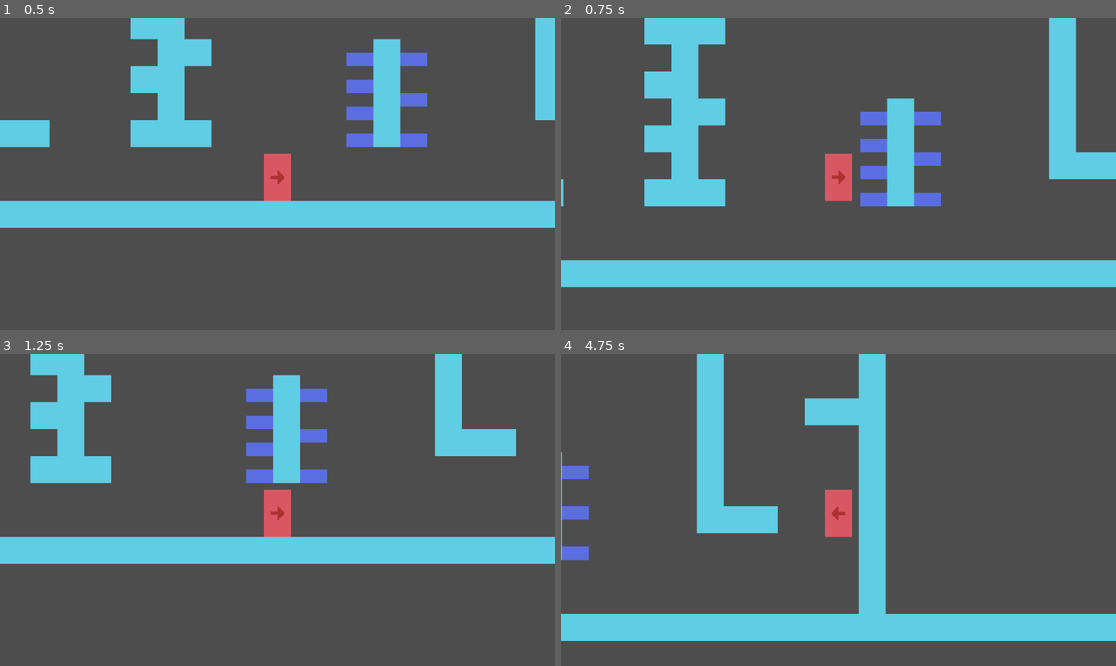
Above: before the commit, frames 1-4 (two rows, left to right).
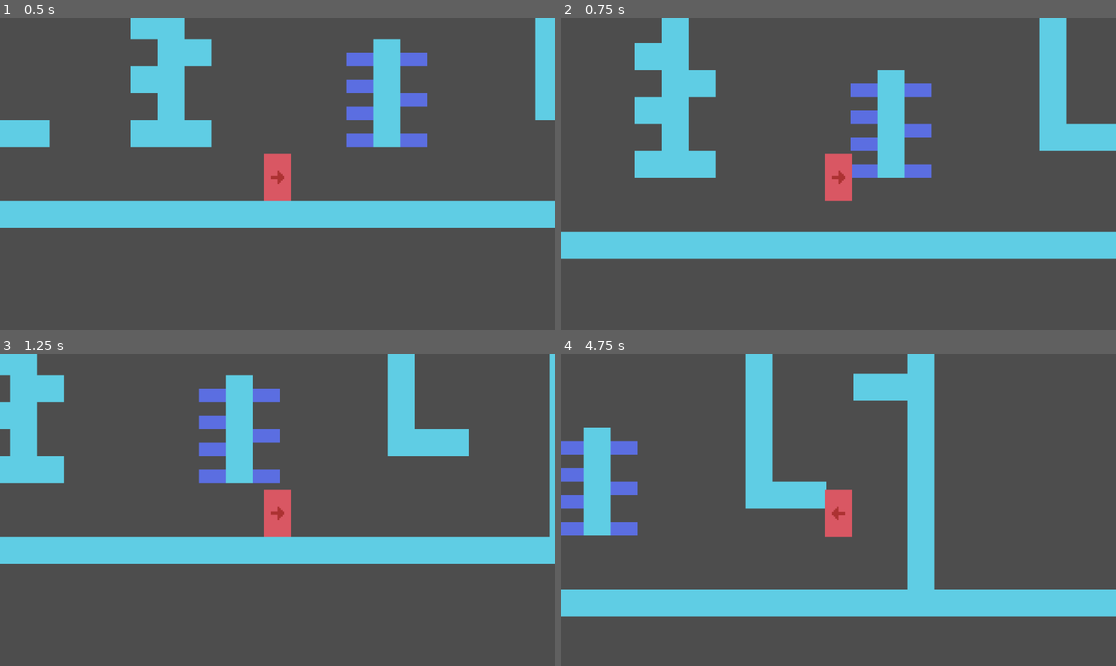
Above: after the commit, the same moments.

Repository: Alfrenzo/TestPlayerController
Game: Godot game, scene res://Scene.tscn
The game is run twice, just before and just after one commit, with the same random seed, the same clock (stepped at 60 frames per second) and the same inputs.
Inputs:
- Up to frame 1 (0.5 s): no input
- Up to frame 2 (0.75 s): tap Enter at 0.5 s; hold D (move_right) from 0.53 s (still down); hold Space (jump) from 0.53 s (still down); tap Shift (dash, bound only after the commit) at 0.6 s
- Up to frame 3 (1.25 s): keep holding D (move_right); keep holding Space (jump)
- Up to frame 4 (4.75 s): release Space (jump) at 1.28 s; tap Space (jump) at 1.35, 1.52, 1.82, 2.3, 3.02, 3.32, 4.35, 4.52 s; tap Shift (dash, bound only after the commit) at 1.55, 2.85, 3.6, 4.55 s; release D (move_right) at 2.03 s; hold A (move_left) 2.03-2.78 s; hold L (climb) 2.03-2.78 s; hold D (move_right) 2.78-4.28 s; hold Space (jump) 3.53-4.28 s; hold A (move_left) from 4.28 s (still down)

Frame 1 is identical in both runs. In frame 2, 30% of the frame differs, in the area x 0-100%, y 0-87%; in frame 3, 16%; in frame 4, 34%, in the area x 0-100%, y 0-92%.

Commit message:
Added dash ability

Diff:
--- a/Player.gd
+++ b/Player.gd
@@ -34,6 +34,13 @@
 var wallJumpDir = 0
 var coyoteWallDir = 0
 
+var dashBuffered = false
+var dashAvailable = false
+var isDashing = false
+var dashStartTime = 0.0
+var dashDir = Vector2.ZERO
+var dashDistance = 5000.0
+
 var isTouchingWall = false
 var isGrabbingWall = false
 var isOnFloor = false
@@ -42,10 +49,10 @@
 var wasOnWall = false
 var isAttachedToWall = true
 
-enum Ability { CLIMBING, WALL_JUMP }
+enum Ability { CLIMBING, WALL_JUMP, DASH }
 enum State { NORMAL, CLIMBING, WALL_JUMPING, WALL_JUMP_DECLINE }
 var state = State.NORMAL
-var abilities = [Ability.CLIMBING, Ability.WALL_JUMP]
+var abilities = [Ability.CLIMBING, Ability.WALL_JUMP, Ability.DASH]
 
 var gravity = ProjectSettings.get_setting("physics/2d/default_gravity")
 var checkpoint = Vector2.ZERO
@@ -93,9 +100,10 @@
 	isOnFloor = is_on_floor() || groundDetector.has_overlapping_bodies()
 	wasOnFloor = isOnFloor
 	wasOnWall = isOnWall
-	handle_jump_buffer()
+	handle_buffers()
 	handle_jump(delta)
 	handle_movement(delta)
+	handle_dash(delta)
 	update_sprite()
 
 	extra_gravity(delta)
@@ -129,11 +137,48 @@
 			var multiplier = (1 - timeSinceJump) * 3 # Longer jump = more gravity
 			velocity.y += gravity * (lowJumpMultiplier * multiplier) * delta
 
-func handle_jump_buffer():
+func handle_buffers():
 	if isOnFloor or isOnWall:
 		if jumpBuffered:
 			jump()
-			return
+	if isOnFloor:
+		if dashBuffered:
+			dash()
+
+func handle_dash(delta):
+	if isDashing:
+		var currentTime = Time.get_ticks_msec()
+		var dashElapTime = (currentTime - dashStartTime) / 1000.0
+
+		if dashElapTime < 0.1:
+			var vel = dashDir.normalized() * Vector2(dashDistance, dashDistance / 1.8)
+			vel /= 10
+			velocity = vel
+		else:
+			isDashing = false
+			#ghostTimer.stop()
+		return
+
+	if isOnFloor:
+		dashAvailable = true
+
+	if abilities.has(Ability.DASH) and Input.is_action_just_pressed("dash"):
+		if dashAvailable:
+			dash()
+		else:
+			dashBuffered = true
+			get_tree().create_timer(jumpBufferTime).timeout.connect(reset_dash_buffer)
+
+func dash():
+	#ghostTimer.start()
+	#instance_ghost()
+	dashDir = Vector2(Input.get_axis("move_left", "move_right"),Input.get_axis("move_up", "move_down"))
+	dashAvailable = false
+	isDashing = true
+	dashStartTime = Time.get_ticks_msec()
+
+func reset_dash_buffer():
+	dashBuffered = false
 
 # Jumps if on ground or has coyote time
 # Wall jumps if on wall or has coyote time
@@ -174,7 +219,6 @@
 
 func active_wall_jump_decline():
 	state = State.WALL_JUMP_DECLINE
-	wallJumpDeclineTimer.wait_time = 0.2
 	wallJumpDeclineTimer.start()
 
 func switch_to_normal_state():
--- a/project.godot
+++ b/project.godot
@@ -47,6 +47,11 @@
 "events": [Object(InputEventKey,"resource_local_to_scene":false,"resource_name":"","device":-1,"window_id":0,"alt_pressed":false,"shift_pressed":false,"ctrl_pressed":false,"meta_pressed":false,"pressed":false,"keycode":0,"physical_keycode":76,"key_label":0,"unicode":108,"echo":false,"script":null)
 ]
 }
+dash={
+"deadzone": 0.5,
+"events": [Object(InputEventKey,"resource_local_to_scene":false,"resource_name":"","device":-1,"window_id":0,"alt_pressed":false,"shift_pressed":false,"ctrl_pressed":false,"meta_pressed":false,"pressed":false,"keycode":0,"physical_keycode":4194325,"key_label":0,"unicode":0,"echo":false,"script":null)
+]
+}
 
 [rendering]
 
